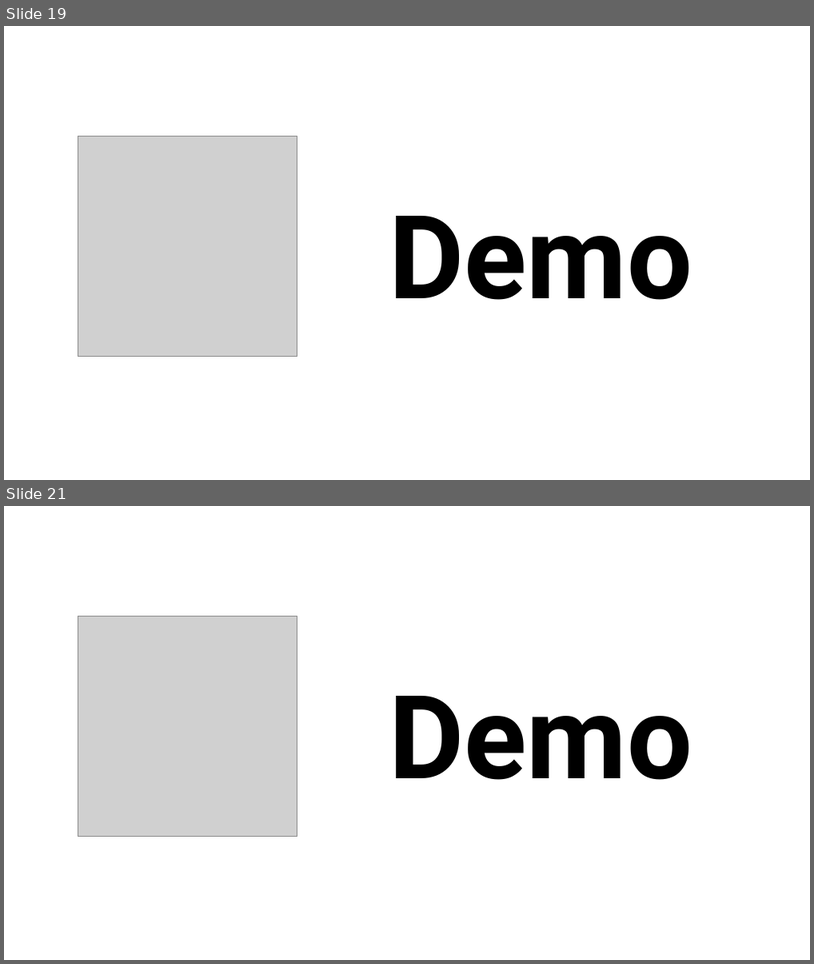
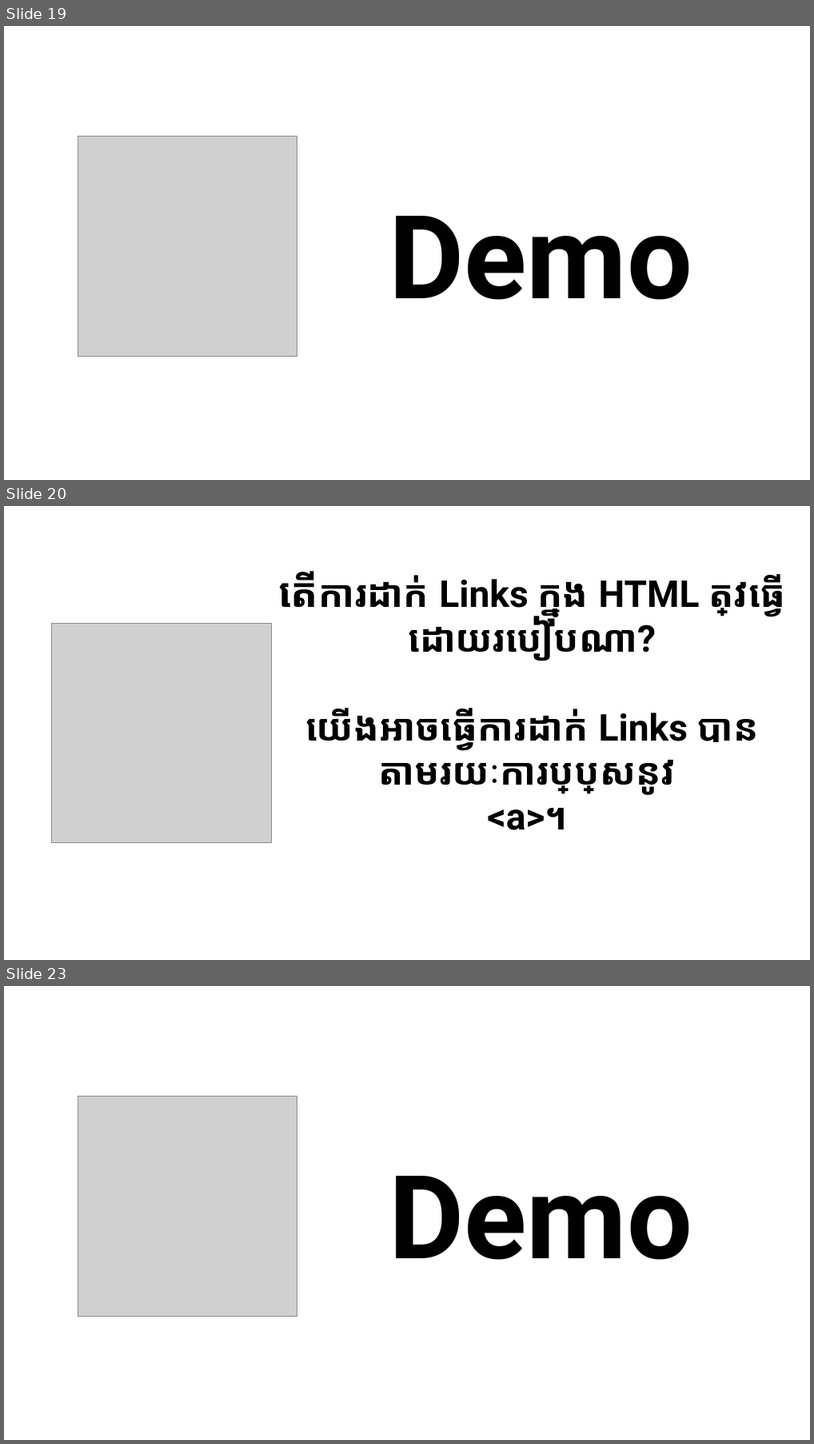
Before and after one commit to LykheangPeng/KHWebDesign101, a slide deck: Slide/Web Design 2.pptx. Shown one above the other, each under a label of ours: slides 19 and 21 before the commit, slides 19, 20 and 23 after it; the slides between them are not shown. The pictures are 814x964 and 814x1444 pixels, drawn with LibreOffice and Linux fonts; fonts in the diff are those of the drawing; grey boxes stand for pictures. Boxes give left, top, right and bottom in pixels: in the first picture for what was removed or moved away, otherwise in the second. Text is boxed around its words. In the diff, an @@ line names an element or a change of style, - is before the commit and + after.

```diff
--- a/Slide/Web Design 2.pptx
+++ b/Slide/Web Design 2.pptx
@@ slide 20 added at (x1=4, y1=506, x2=810, y2=960), background #FFFFFF @@
@@ text added at (x1=278, y1=571, x2=783, y2=830), 44 pt, text #000000, bold @@
+តើការដាក់ Links ក្នុង HTML ត្រូវធ្វើដោយរបៀបណា?
+យើងអាចធ្វើការដាក់ Links បានតាមរយៈការប្រើប្រាសនូវ
+<a>។
@@ picture added at (x1=52, y1=624, x2=271, y2=843) @@
@@ what was slide 21 is now slide 23 @@
```
Also in this commit, not shown: 3 slides changed, 8 other slides added, 2 slides removed, 7 other files.
